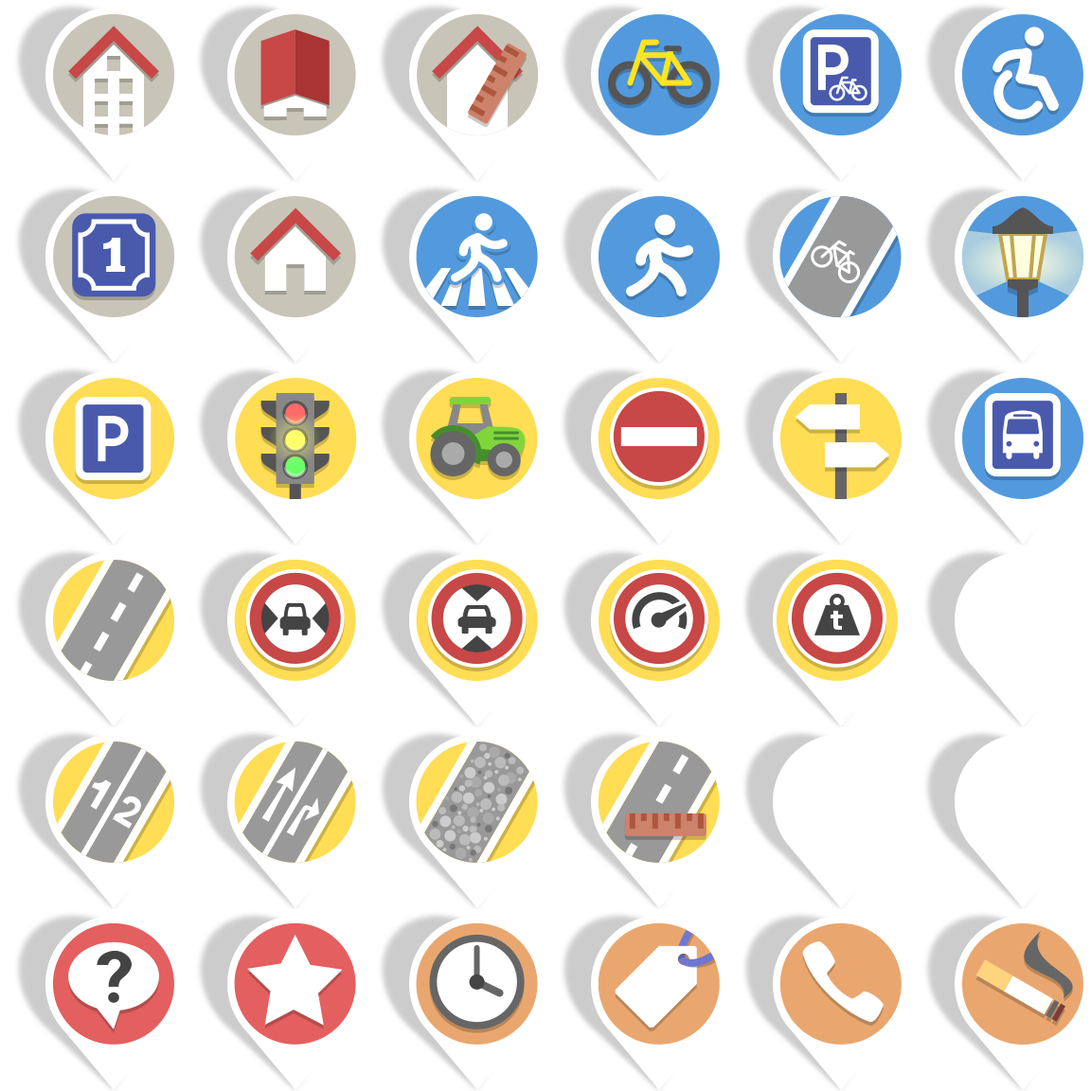
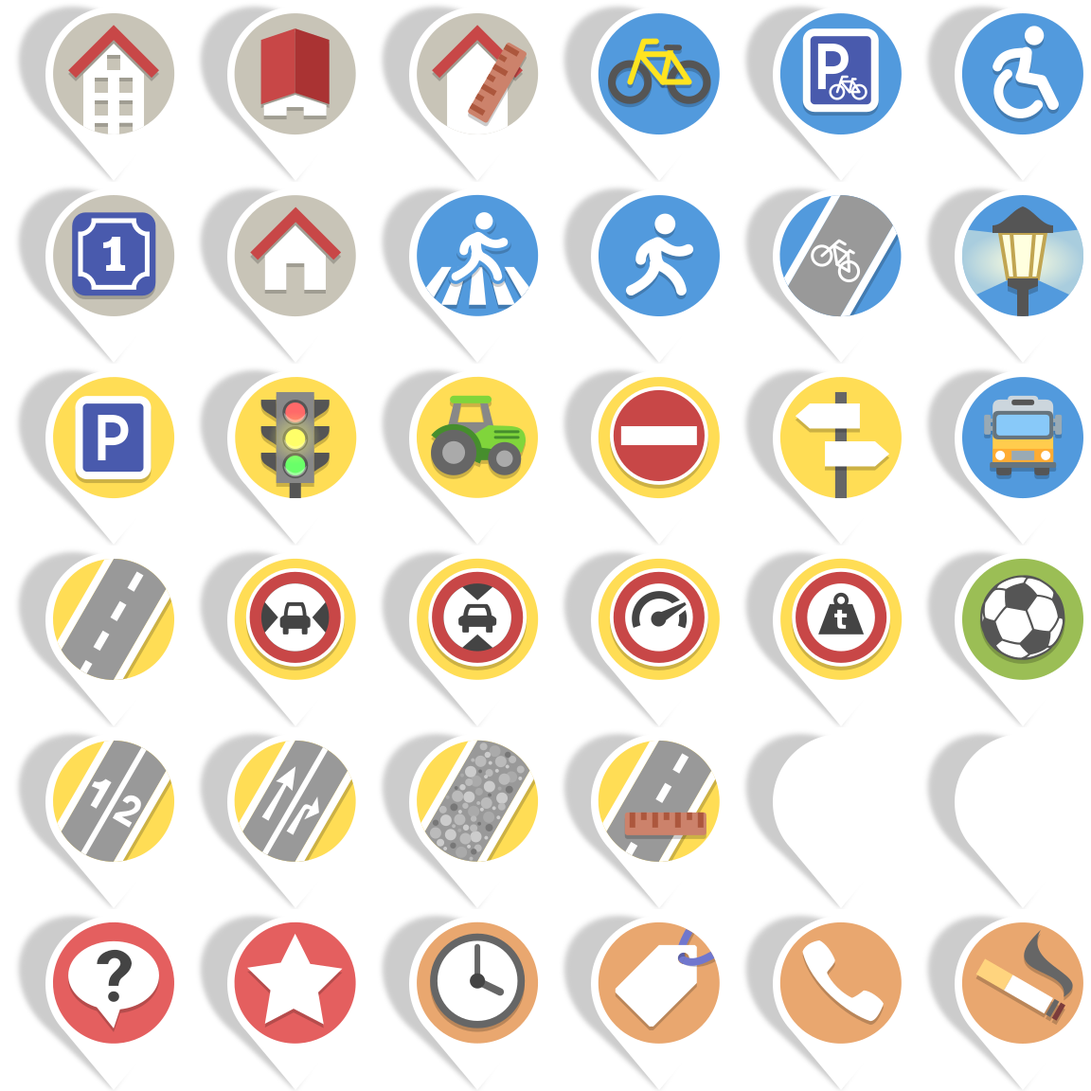
Layer changes from the first 1091 × 1091 image to the second:
painted on "quest_icons.svg.png" over [52, 13, 1084, 1046]
